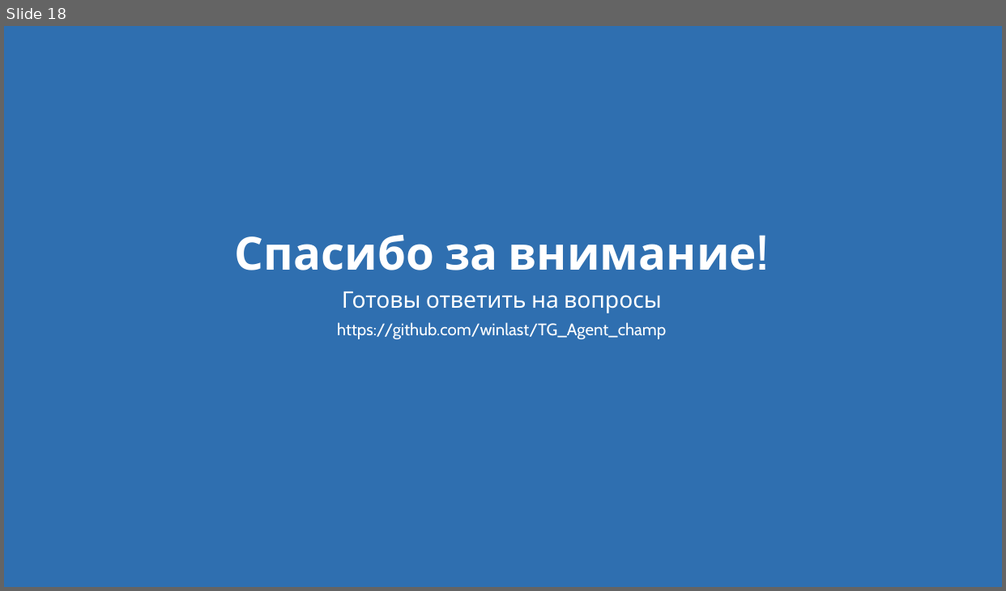
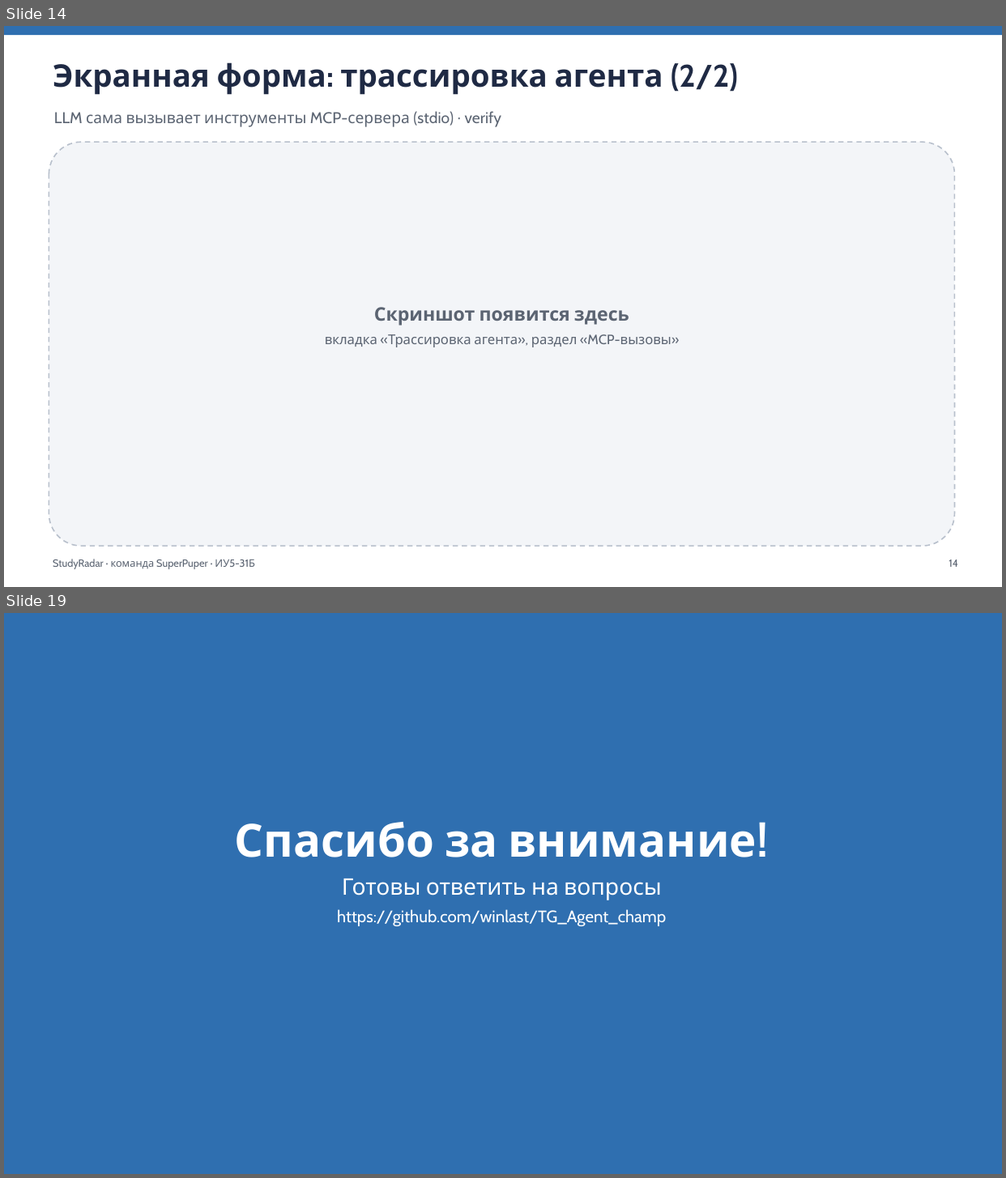
Before and after one commit to winlast/TG_Agent_champ, a slide deck: docs/StudyRadar_presentation.pptx. Shown one above the other, each under a label of ours: slide 18 before the commit, slides 14 and 19 after it; the slides between them are not shown. The pictures are 1006x591 and 1006x1178 pixels, drawn with LibreOffice and Linux fonts; fonts in the diff are those of the drawing. Boxes give left, top, right and bottom in pixels: in the first picture for what was removed or moved away, otherwise in the second. Text is boxed around its words. In the diff, an @@ line names an element or a change of style, - is before the commit and + after.

Commit message:
Раздельные рабочие пространства demo/live, документация (decisions, devlog, demo_script), отчёт с бейзлайном

```diff
--- a/docs/StudyRadar_presentation.pptx
+++ b/docs/StudyRadar_presentation.pptx
@@ slide 14 added at box(4, 26, 1002, 587), background #FFFFFF @@
@@ rectangle added at box(4, 26, 1002, 35), fill #2F6FB0 @@
@@ text added at box(53, 62, 738, 95), 30 pt, text #1F2A44, bold @@
+Экранная форма: трассировка агента (2/2)
@@ text added at box(54, 111, 501, 127), 15 pt, text #5B6472 @@
+LLM сама вызывает инструменты MCP-сервера (stdio) → verify
@@ rounded rectangle added at box(49, 142, 955, 546), fill #F3F5F8, outline #B8C0CC 1.25 pt dashed @@
@@ text added at box(325, 307, 671, 348), 13 pt, text #5B6472 @@
+Скриншот появится здесь
+вкладка «Трассировка агента», раздел «MCP-вызовы»
@@ text added at box(53, 559, 207, 570), 10 pt, text #5B6472 @@
+StudyRadar · команда SuperPuper · ИУ5-31Б
@@ text added at box(948, 560, 958, 567), 10 pt, text #5B6472 @@
+14
@@ what was slide 18 is now slide 19 @@
```
Also in this commit, not shown: 6 slides changed, 10 other files.
